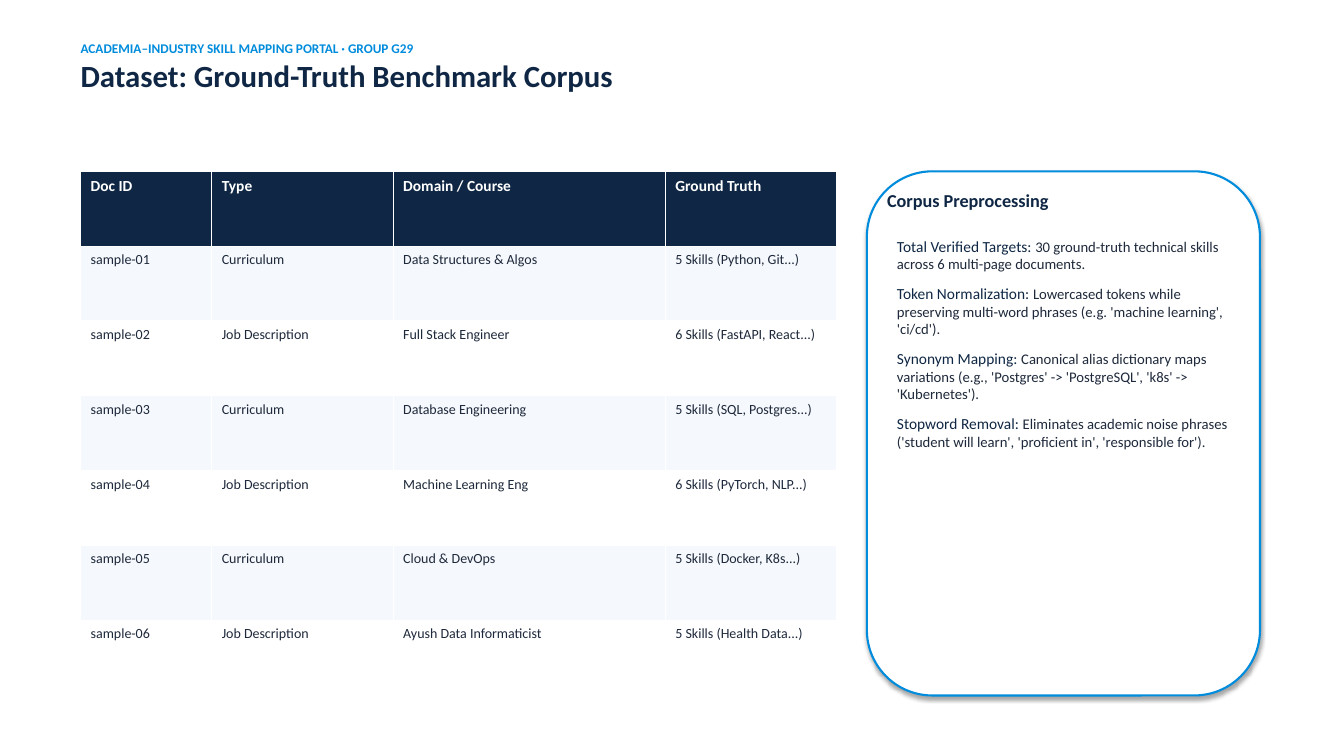
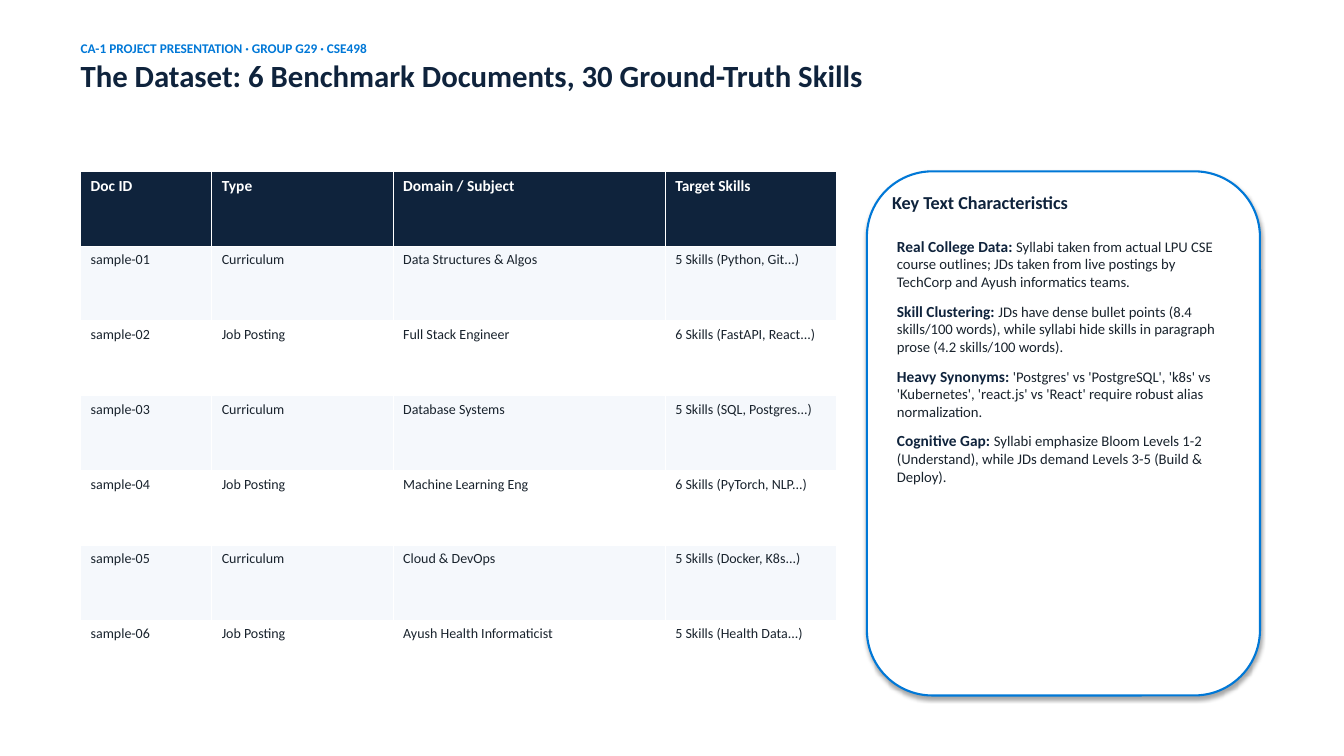
Before and after one commit to Shivam182-21/Academia_Industry_Skill_Mapping_Portal, a slide deck: slide 5 of K3P25_CSE_G29_CA1/presentation/K3P25_CSE_G29_CA1_Slides.pptx. Drawn at 1344x756 pixels with LibreOffice and Linux fonts; fonts in the diff are those of the drawing. Boxes give left, top, right and bottom in pixels: in the first picture for what was removed or moved away, otherwise in the second. Text is boxed around its words. In the diff, an @@ line names an element or a change of style, - is before the commit and + after.

Commit message:
docs: rewrite CA-1 report and presentation in authentic human-written engineering student style

```diff
--- a/K3P25_CSE_G29_CA1/presentation/K3P25_CSE_G29_CA1_Slides.pptx
+++ b/K3P25_CSE_G29_CA1/presentation/K3P25_CSE_G29_CA1_Slides.pptx
@@ text at (x1=81, y1=44, x2=862, y2=91): text changed; size 9.5 to 22 pt; text colour #008CDC to #0F233C @@
-ACADEMIA–INDUSTRY SKILL MAPPING PORTAL · GROUP G29
-Dataset: Ground-Truth Benchmark Corpus
+CA-1 PROJECT PRESENTATION · GROUP G29 · CSE498
+The Dataset: 6 Benchmark Documents, 30 Ground-Truth Skills
@@ table at (x1=81, y1=171, x2=837, y2=696) @@
-row 1, column 3: Domain / Course
+row 1, column 3: Domain / Subject
-row 1, column 4: Ground Truth
+row 1, column 4: Target Skills
-row 3, column 2: Job Description
+row 3, column 2: Job Posting
-row 4, column 3: Database Engineering
+row 4, column 3: Database Systems
-row 5, column 2: Job Description
+row 5, column 2: Job Posting
-row 7, column 2: Job Description
+row 7, column 2: Job Posting
-row 7, column 3: Ayush Data Informaticist
+row 7, column 3: Ayush Health Informaticist
@@ fill #0F2744 to #0F233C in row 1 @@
@@ text colour #1E293B to #19232D in "sample-01", "Curriculum", "Data Structures & Algos", "5 Skills (Python, Git...)" and 15 more places @@
@@ rounded rectangle at (x1=867, y1=171, x2=1260, y2=696): outline #008CDC 1.5 pt to #0078D7 1.5 pt @@
@@ text at (x1=892, y1=196, x2=1068, y2=212): text changed; text colour #0F2744 to #0F233C @@
-Corpus Preprocessing
+Key Text Characteristics
@@ text at (x1=897, y1=241, x2=1214, y2=485): text changed; text colour #1E293B to #19232D @@
-Total Verified Targets: 30 ground-truth technical skills across 6 multi-page documents.
-Token Normalization: Lowercased tokens while preserving multi-word phrases (e.g. 'machine learning', 'ci/cd').
-Synonym Mapping: Canonical alias dictionary maps variations (e.g., 'Postgres' -> 'PostgreSQL', 'k8s' -> 'Kubernetes').
-Stopword Removal: Eliminates academic noise phrases ('student will learn', 'proficient in', 'responsible for').
+Real College Data: Syllabi taken from actual LPU CSE course outlines; JDs taken from live postings by TechCorp and Ayush informatics teams.
+Skill Clustering: JDs have dense bullet points (8.4 skills/100 words), while syllabi hide skills in paragraph prose (4.2 skills/100 words).
+Heavy Synonyms: 'Postgres' vs 'PostgreSQL', 'k8s' vs 'Kubernetes', 'react.js' vs 'React' require robust alias normalization.
+Cognitive Gap: Syllabi emphasize Bloom Levels 1-2 (Understand), while JDs demand Levels 3-5 (Build & Deploy).
```
Also in this commit, not shown: 8 other slides changed, 1 slide added, 1 slide removed, 7 other files.
